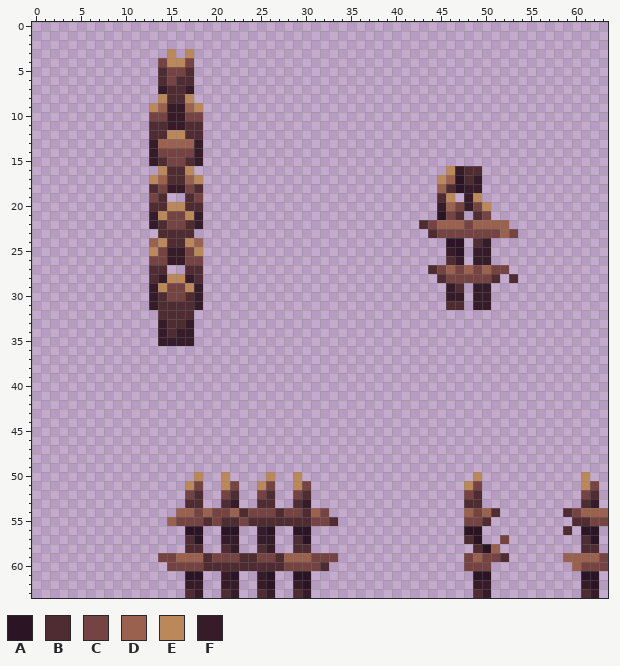
One commit to this pixel-art file: a-n--ice-game/assets/aseprite/fence.ase. The picture above was drawn from the file before the commit.
64x64 pixels, 1 frame.
Palette (. is transparent): A #2b1424  B #4e2c32  C #754442  D #9b614f  E #bb885a  F #361b28
Pixels before (only the part around the change), first column x 26:
28 ...................BCCCCCB.B..........
29 ....................FB.FF.............
30 ....................FF.FF.............
31 ....................BB.FF.............
32 ......................................
33 ......................................
34 ......................................
35 ......................................
36 ......................................
37 ......................................
38 ......................................
39 ......................................
40 ......................................
41 ......................................
42 ......................................
43 ......................................
44 ......................................
45 ......................................
46 ......................................
47 ......................................
48 ......................................
49 ......................................
50 E..E...................E...........E..
51 C..EC.................EC...........EC.
52 B..CB.................CB...........CB.
53 B..BF.................BB...........BF.
54 CBCCBDC...............DCDB.......BCDDD
55 BBBBBCCB..............CCB.........BBCC
56 A..AA.................AA.........B.AA.
57 F..BA.................BA..C........BA.
58 F..BB..................BAD.........BB.
59 CBDDDCCC..............CDCCB......DDDDC
After:
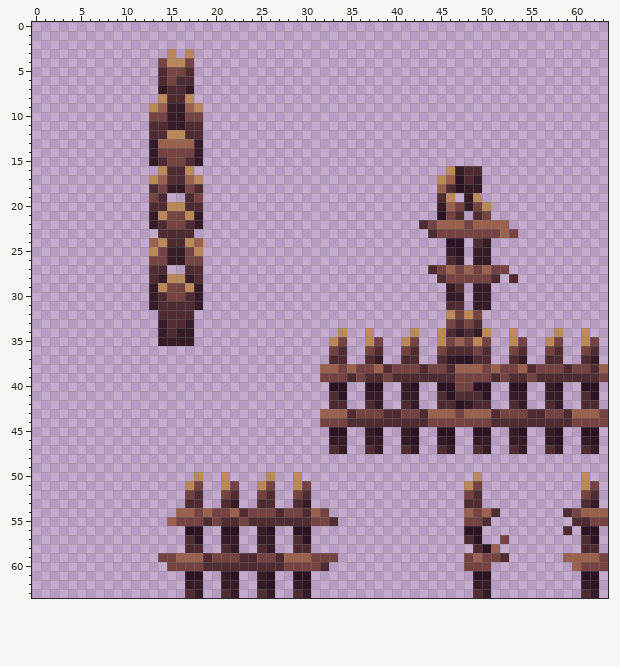
Changes in this commit:
y 32: x 46..49 .... -> ECEC
y 33: x 46..49 .... -> CBCB
y 34: x 34 . -> E; x 37 . -> E; x 42 . -> E; x 45..50 ...... -> EBFBFE; x 53 . -> E; x 58 . -> E; x 61 . -> E
y 35: x 33..34 .. -> EC; x 37..38 .. -> EC; x 41..42 .. -> EC; x 45..50 ...... -> ECDCEC; x 53..54 .. -> EC; x 57..58 .. -> EC; x 61..62 .. -> EC
y 36: x 33..34 .. -> CB; x 37..38 .. -> CB; x 41..42 .. -> CB; x 45..50 ...... -> CBBBCB; x 53..54 .. -> CB; x 57..58 .. -> CB; x 61..62 .. -> CB
y 37: x 33..34 .. -> BB; x 37..38 .. -> BF; x 41..42 .. -> BB; x 45..50 ...... -> BFAABB; x 53..54 .. -> BF; x 57..58 .. -> BB; x 61..62 .. -> BF
y 38: x 32..63 ................................ -> DDCDCCDBCCCBCCBDDDCDCCDBCCCBCCBD
y 39: x 32..63 ................................ -> CCCBCBBCBBBBBBBCCCCBCBBCBBBBBBBC
y 40: x 33..34 .. -> AA; x 37..38 .. -> AA; x 41..42 .. -> FA; x 45..50 ...... -> AACCAA; x 53..54 .. -> AA; x 57..58 .. -> FA; x 61..62 .. -> AA
y 41: x 33..34 .. -> BA; x 37..38 .. -> FF; x 41..42 .. -> FF; x 45..50 ...... -> BABBBA; x 53..54 .. -> FF; x 57..58 .. -> FF; x 61..62 .. -> BA
y 42: x 33..34 .. -> BB; x 37..38 .. -> BF; x 41..42 .. -> BF; x 45..50 ...... -> BBAFBB; x 53..54 .. -> BF; x 57..58 .. -> BF; x 61..62 .. -> BB
y 43: x 32..63 ................................ -> DDDBCCCBBCCBDDDCDDDBCCCBBCCBDDDC
y 44: x 32..63 ................................ -> CCCBBBBBBBBBCCCCCCCBBBBBBBBBCCCC
y 45: x 33..34 .. -> AA; x 37..38 .. -> FA; x 41..42 .. -> FA; x 45..46 .. -> AA; x 49..50 .. -> AA; x 53..54 .. -> FA; x 57..58 .. -> FA; x 61..62 .. -> AA
y 46: x 33..34 .. -> FF; x 37..38 .. -> FF; x 41..42 .. -> FA; x 45..46 .. -> FA; x 49..50 .. -> FF; x 53..54 .. -> FF; x 57..58 .. -> FA; x 61..62 .. -> FA
y 47: x 33..34 .. -> BF; x 37..38 .. -> BF; x 41..42 .. -> BF; x 45..46 .. -> BF; x 49..50 .. -> BF; x 53..54 .. -> BF; x 57..58 .. -> BF; x 61..62 .. -> BF
Where, in picture pixels (left, top, right, bottom), the same in both pictures:
added: (320, 310, 608, 454)
